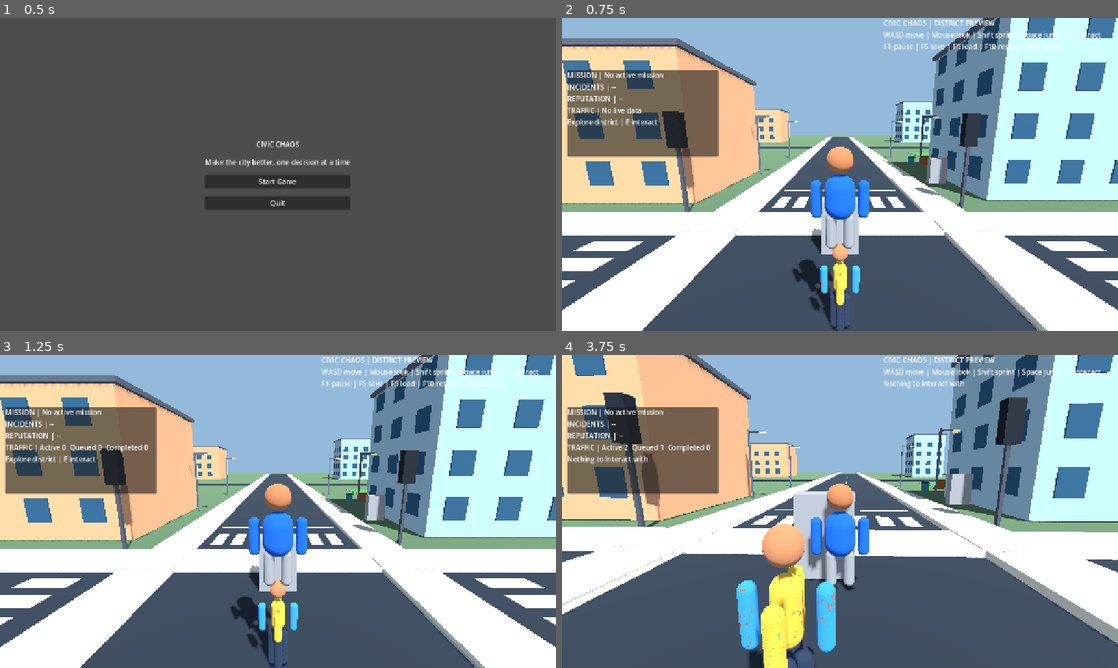
Above: before the commit, frames 1-4 (two rows, left to right).
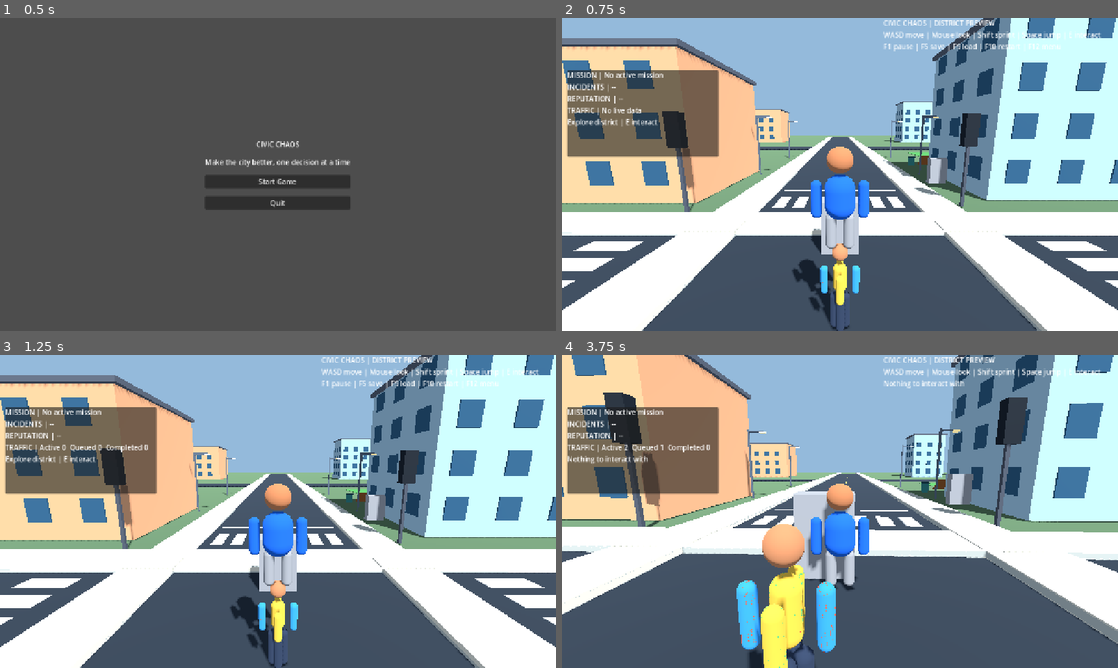
Above: after the commit, the same moments.

Repository: gauravprajapat-23/civic-chaos
Game: Godot game, scene res://scenes/core/menu.tscn
Two runs of this game, one before a commit and one after it. Both use one fixed random seed, a clock stepped at 60 frames per second and the inputs below.
Inputs (mouse positions are in pixels of both pictures, inside the frame that each line leads up to):
- Up to frame 1 (0.5 s): no input
- Up to frame 2 (0.75 s): click "Start Game" at 0.5 s
- Up to frame 3 (1.25 s): no input
- Up to frame 4 (3.75 s): tap Enter at 1.25 s; move the mouse to (867, 511) at 1.27 s; hold E (interact) 1.28-2.03 s; hold W (move_forward) from 1.28 s (still down); tap Space (jump) at 1.52, 2.27 s; move the mouse to (812, 511) at 2.02 s; tap Shift (sprint) at 2.1, 3.6 s; move the mouse to (851, 505) at 2.77 s; hold E (interact) 2.78-3.53 s; move the mouse to (834, 517) at 3.52 s

Frame 1 is identical in both runs. In frame 2, less than 0.1% of the frame differs, in the area x 0-98%, y 41-70%; in frame 3, less than 0.1%; in frame 4, 1.9%, in the area x 0-100%, y 15-100%.

Commit message:
fix(render): stagger intersecting road surfaces to eliminate coplanar flicker

Diff:
--- a/scripts/world/neighborhood.gd
+++ b/scripts/world/neighborhood.gd
@@ -23,8 +23,8 @@
     _world_boundary(terrain_half)
     _block("NorthRoad", Vector3(0, -0.005, -half * 0.5), Vector3(road_width, 0.08, half))
     _block("SouthRoad", Vector3(0, -0.005, half * 0.5), Vector3(road_width, 0.08, half))
-    _block("EastRoad", Vector3(half * 0.5, -0.005, 0), Vector3(half, 0.08, road_width))
-    _block("WestRoad", Vector3(-half * 0.5, -0.005, 0), Vector3(half, 0.08, road_width))
+    _block("EastRoad", Vector3(half * 0.5, -0.012, 0), Vector3(half, 0.08, road_width))
+    _block("WestRoad", Vector3(-half * 0.5, -0.012, 0), Vector3(half, 0.08, road_width))
     for side in [-1, 1]:
         var sign_value: float = float(side)
         _block("SidewalkX%d" % side, Vector3(sign_value * (road_half + sidewalk_width * 0.5), 0.1, 0), Vector3(sidewalk_width, 0.2, half * 2.0))
@@ -79,9 +79,9 @@
     for side in [-1, 1]:
         var offset: float = float(side) * secondary_offset
         _block("SecondaryRoad_NS_%d" % side,
-            Vector3(offset, -0.005, 0), Vector3(road_width, 0.08, half * 2.0))
+            Vector3(offset, -0.018, 0), Vector3(road_width, 0.08, half * 2.0))
         _block("SecondaryRoad_EW_%d" % side,
-            Vector3(0, -0.005, offset), Vector3(half * 2.0, 0.08, road_width))
+            Vector3(0, -0.026, offset), Vector3(half * 2.0, 0.08, road_width))
     var coordinates := [-72.0, -24.0, 24.0, 72.0]
     for row in range(coordinates.size()):
         for column in range(coordinates.size()):
